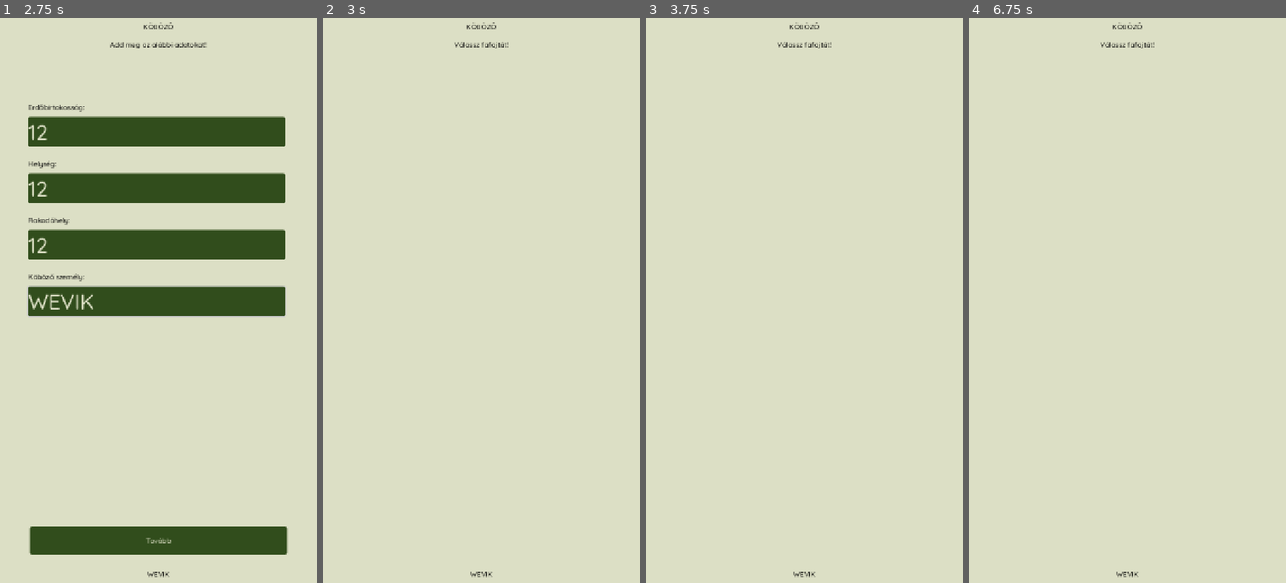
Above: before the commit, frames 1-4 (left to right).
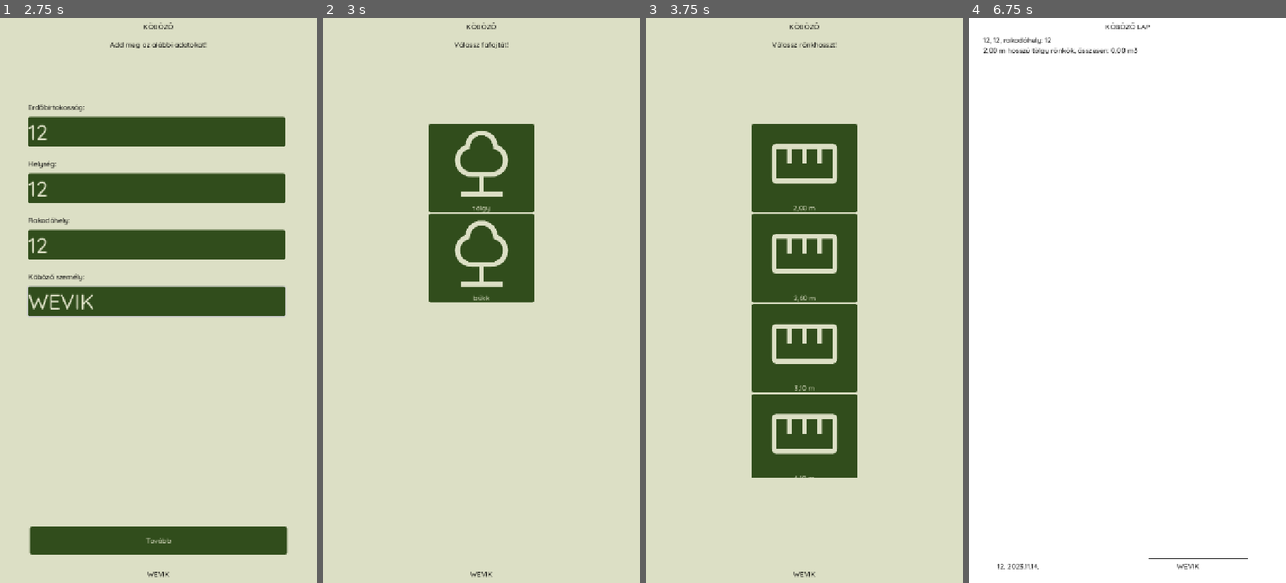
Above: after the commit, the same moments.

Repository: rolika/kob_g
Game: Godot game, scene res://main.tscn
Same seed, same stepped clock (60 frames per second), same inputs: the game is played once before the commit and once after it.
Inputs (mouse positions are in pixels of both pictures, inside the frame that each line leads up to):
- Up to frame 1 (2.75 s): click "Új köbözés indítása" at 0.5 s; click (155, 131) at 1.27 s; type "12" at 1.35 s; click (155, 187) at 1.5 s; type "12" at 1.58 s; click (155, 244) at 1.73 s; type "12" at 1.82 s; click (155, 300) at 2.02 s; type "WEVIK" at 2.1 s
- Up to frame 2 (3 s): click "Tovább" at 2.75 s
- Up to frame 3 (3.75 s): click (804, 170) at 3.5 s, where only the run after the commit has a clickable "tölgy"
- Up to frame 4 (6.75 s): click (1127, 170) at 4.25 s, where only the run after the commit has a clickable "2,00 m"; click (1257, 142) at 5.02 s; click (997, 142) at 5.77 s; click (1127, 537) at 6.5 s, where only the run after the commit has a clickable "Kész!"

Frame 1 is identical in both runs. In frame 2, 9.5% of the frame differs, in the area x 33-67%, y 18-51%; in frame 3, 18%; in frame 4, 100%, in the area x 0-100%, y 0-100%.
Error before the commit: Parse Error: Preload file "res://assets/icons/tree.svg" does not exist. (res://scripts/type_options.gd:3)

Commit message:
modify scripts to load new icons

Diff:
--- a/scripts/length_options.gd
+++ b/scripts/length_options.gd
@@ -1,6 +1,6 @@
 extends Node2D
 
-const ICON: CompressedTexture2D = preload("res://assets/icons/length.svg")
+const ICON: CompressedTexture2D = preload("res://assets/icons/length_icon.png")
 signal length_selected(length: float)
 
 func _ready() -> void:
--- a/scripts/type_options.gd
+++ b/scripts/type_options.gd
@@ -1,6 +1,6 @@
 extends Node2D
 
-const ICON: CompressedTexture2D = preload("res://assets/icons/tree.svg")
+const ICON: CompressedTexture2D = preload("res://assets/icons/tree_icon.png")
 signal type_selected(type: String)
 
 func _ready() -> void:
